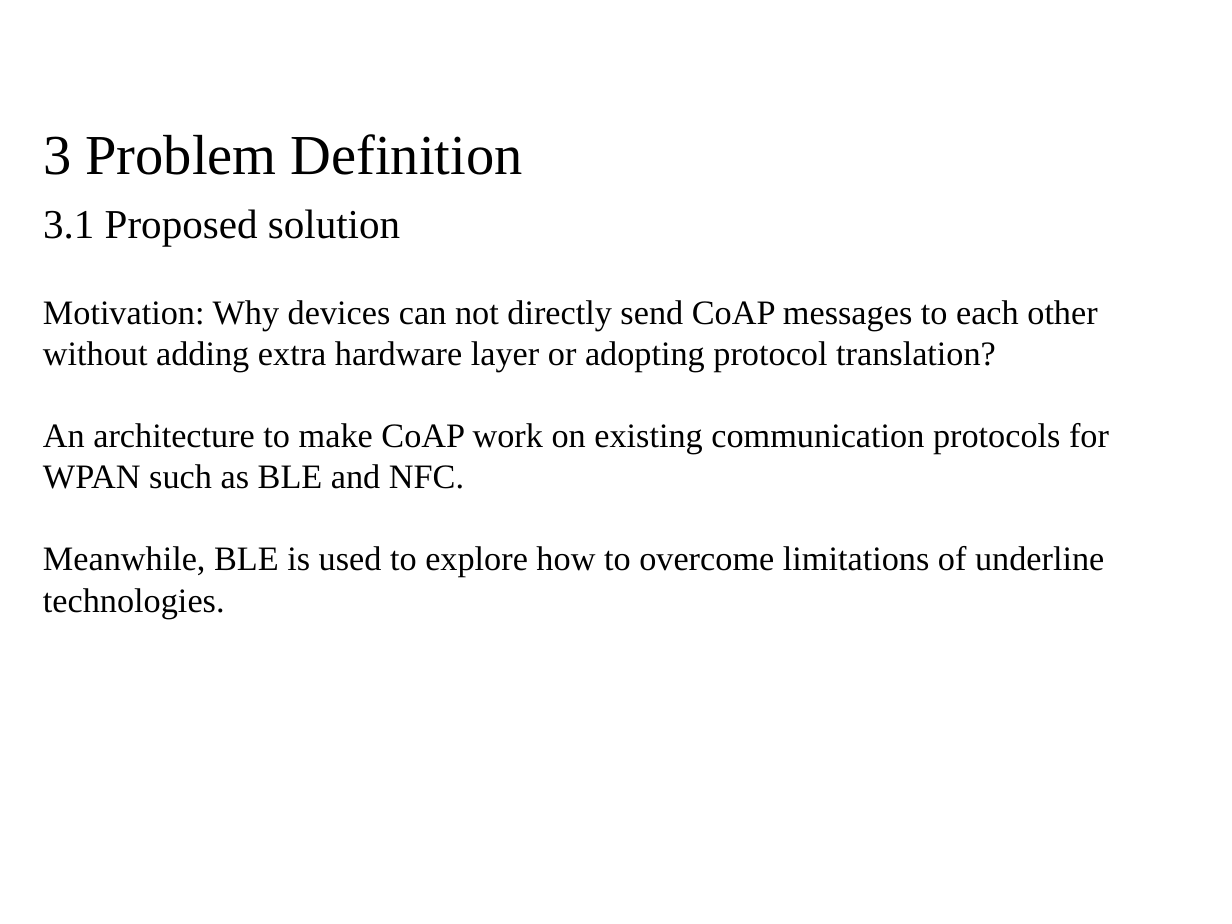
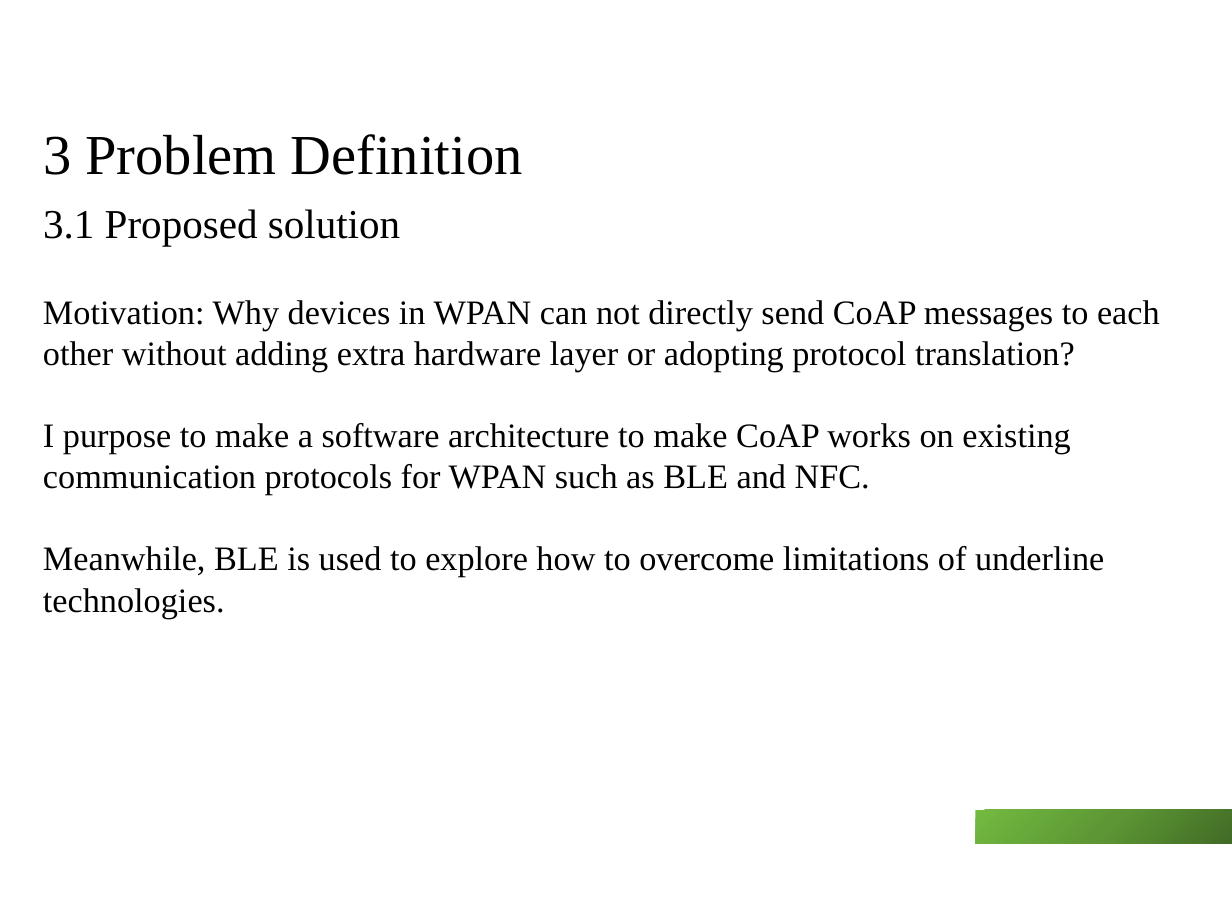
Before and after one commit to chennanoka/Thesis, a slide deck: slide 7 of ThesisPresentationV2.pptx. Drawn at 1232x924 pixels with LibreOffice and Linux fonts; fonts in the diff are those of the drawing; background and template pictures are left out. Boxes give left, top, right and bottom in pixels: in the first picture for what was removed or moved away, otherwise in the second. Text is boxed around its words. In the diff, an @@ line names an element or a change of style, - is before the commit and + after.

```diff
--- a/ThesisPresentationV2.pptx
+++ b/ThesisPresentationV2.pptx
@@ text at (x1=43, y1=300, x2=1160, y2=495): text changed @@
-Motivation: Why devices can not directly send CoAP messages to each other without adding extra hardware layer or adopting protocol translation?
-An architecture to make CoAP work on existing communication protocols for WPAN such as BLE and NFC.
+Motivation: Why devices in WPAN can not directly send CoAP messages to each other without adding extra hardware layer or adopting protocol translation?
+I purpose to make a software architecture to make CoAP works on existing communication protocols for WPAN such as BLE and NFC.
@@ rectangle added at (x1=976, y1=809, x2=1232, y2=844), fill gradient #416B26 to #5D9835 to #73BA40 @@
```
Also in this commit, not shown: 22 other slides changed, 1 slide added, 8 other files.
